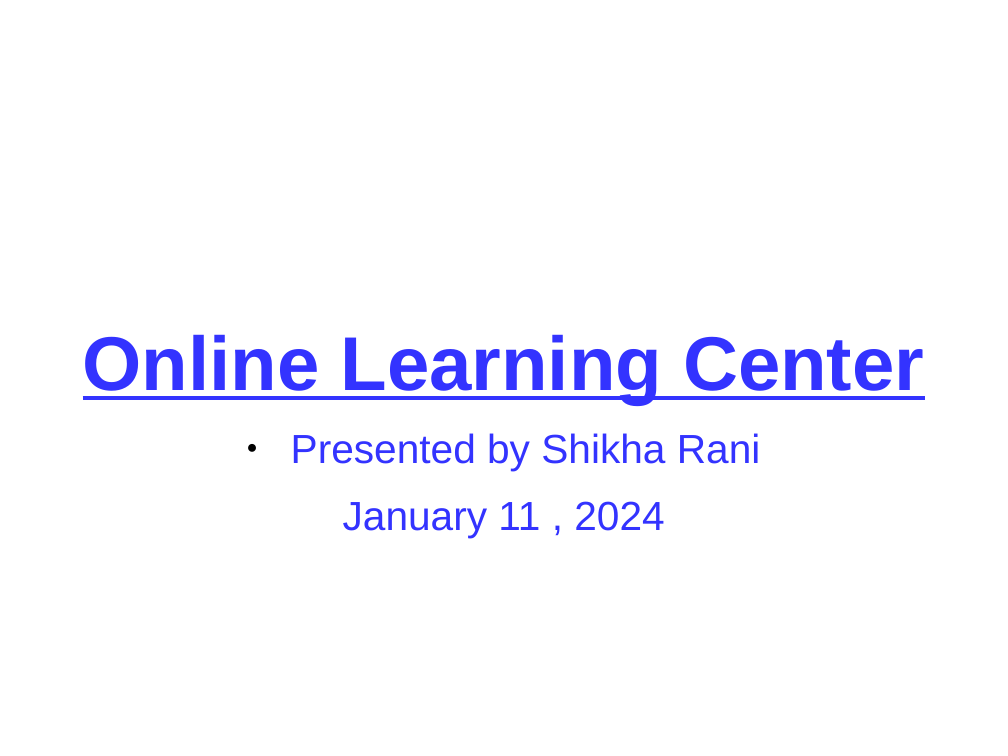
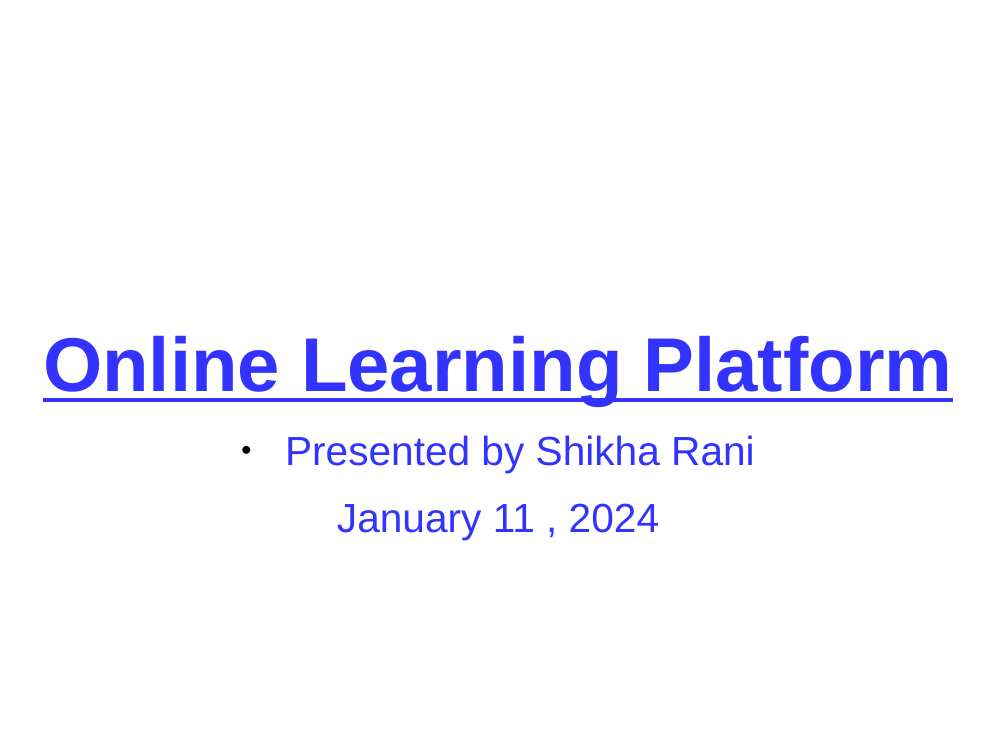
Before and after one commit to aranialbino/onlinelearningplatform, a slide deck: slide 1 of capstone_slides.odp. Drawn at 1008x756 pixels with LibreOffice and Linux fonts; fonts in the diff are those of the drawing. Boxes give left, top, right and bottom in pixels: in the first picture for what was removed or moved away, otherwise in the second. Text is boxed around its words. In the diff, an @@ line names an element or a change of style, - is before the commit and + after.

```diff
--- a/capstone_slides.odp
+++ b/capstone_slides.odp
@@ subtitle "Online Learning Platform": place and size @@
-subtitle "Online Learning Platform" at [83,334,924,538]
+subtitle "Online Learning Platform" at [43,335,953,539]
@@ subtitle at [43,335,953,406]: text changed @@
-Online Learning Center
+Online Learning Platform
```
Also in this commit, not shown: 1 other slide changed.
